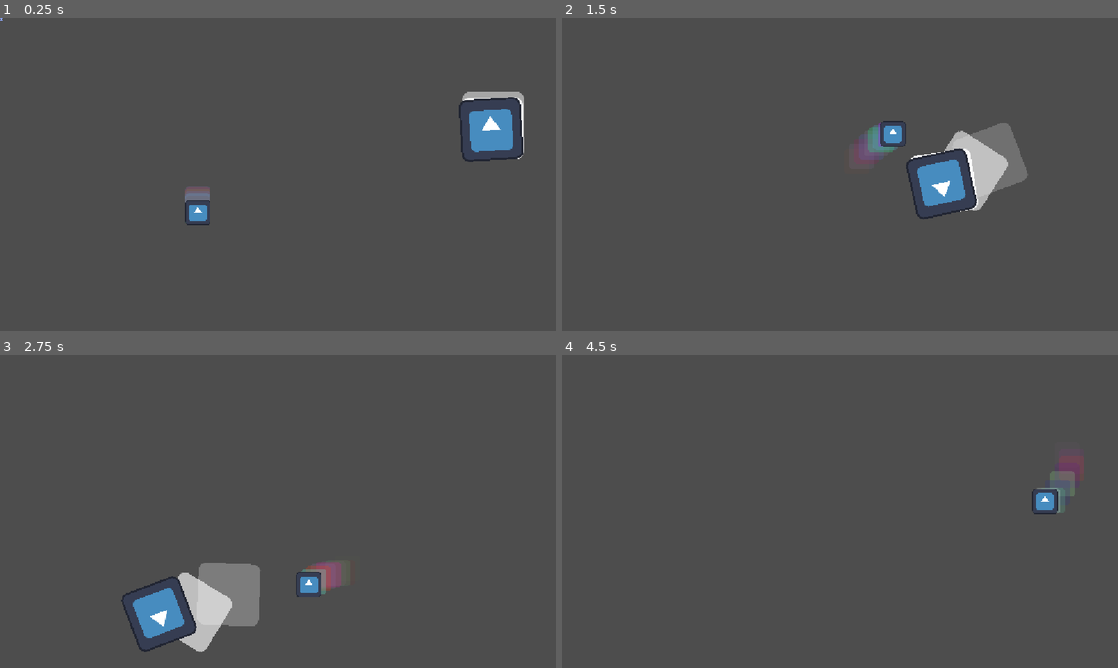
Above: before the commit, frames 1-4 (two rows, left to right).
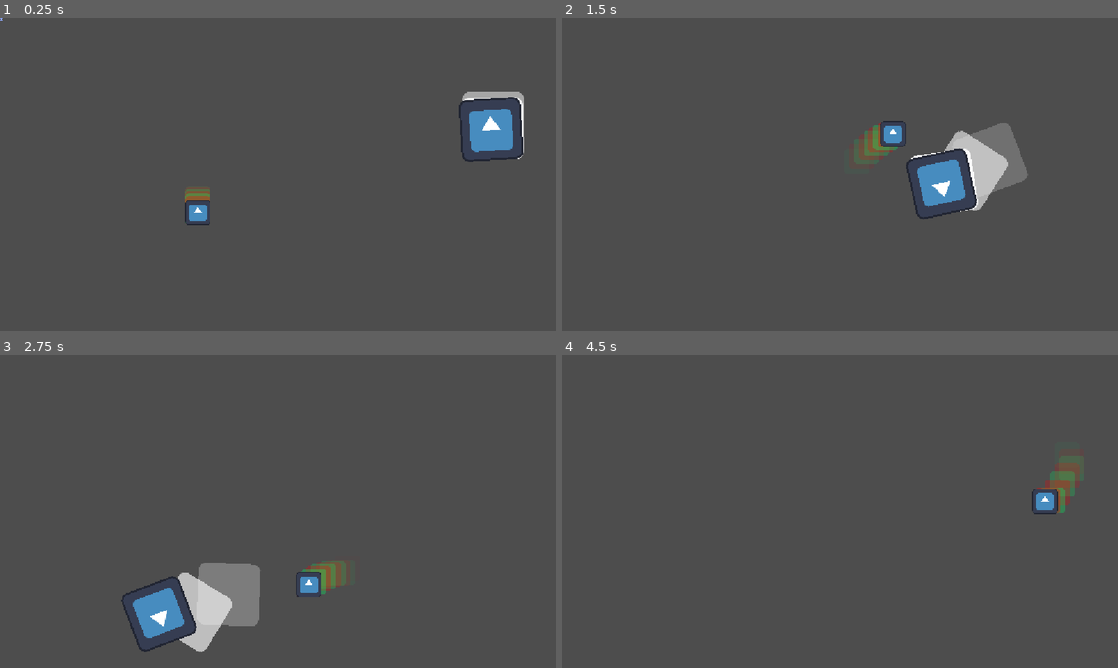
Above: after the commit, the same moments.

Repository: DocterBuster/AfterImage2D
Game: Godot game, scene res://Debug/DEBUGMAIN.tscn
Two runs of this game, one before a commit and one after it. Both use one fixed random seed, a clock stepped at 60 frames per second and the inputs below. The engine's default icon, where the game draws it, is replaced by a stand-in: a white triangle on a blue panel in a dark square.
Inputs:
- Up to frame 1 (0.25 s): no input
- Up to frame 2 (1.5 s): tap Enter (ui_accept) at 0.5, 0.77 s; hold Right (ui_right) from 0.53 s (still down)
- Up to frame 3 (2.75 s): tap Enter (ui_accept) at 1.52 s; release Right (ui_right) at 2.03 s; hold Left (ui_left) from 2.03 s (still down)
- Up to frame 4 (4.5 s): release Left (ui_left) at 2.78 s; hold Right (ui_right) 2.78-4.28 s; tap Enter (ui_accept) at 3.02, 3.77 s; hold Left (ui_left) from 4.28 s (still down)

The runs differ from the first frame. In frame 1, 0.2% of the frame differs, in the area x 33-38%, y 53-59%; in frame 2, 0.5%; in frame 3, 0.4%; in frame 4, 0.7%, in the area x 85-94%, y 32-51%.

Commit message:
Color Swap Example

Diff:
--- a/Debug/character_body_2d.gd
+++ b/Debug/character_body_2d.gd
@@ -25,6 +25,15 @@
 	move_and_slide()
 
 
+var flip = false
+
 func _on_after_image_2d_frame_spawned(frame: Sprite2D) -> void:
 
-	$AfterImage2D.modulate = Color(randf_range(0, 1), randf_range(0, 1), randf_range(0, 1))
+	flip = !flip
+
+	if(flip):
+		$AfterImage2D.modulate = Color(1.0, 0.0, 0.0, 1.0)
+	else:
+		$AfterImage2D.modulate = Color(0.0, 1.0, 0.388, 1.0)
+
+	#$AfterImage2D.modulate = Color(randf_range(0, 1), randf_range(0, 1), randf_range(0, 1))
